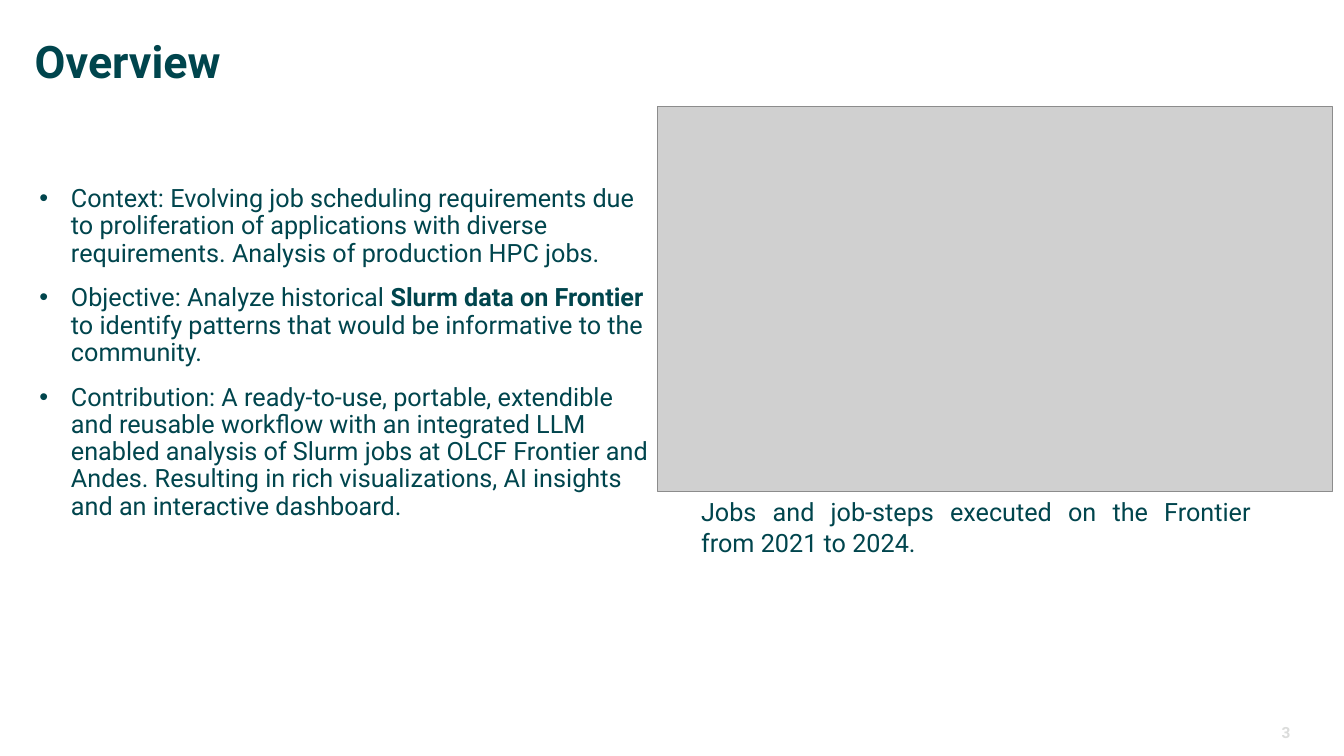
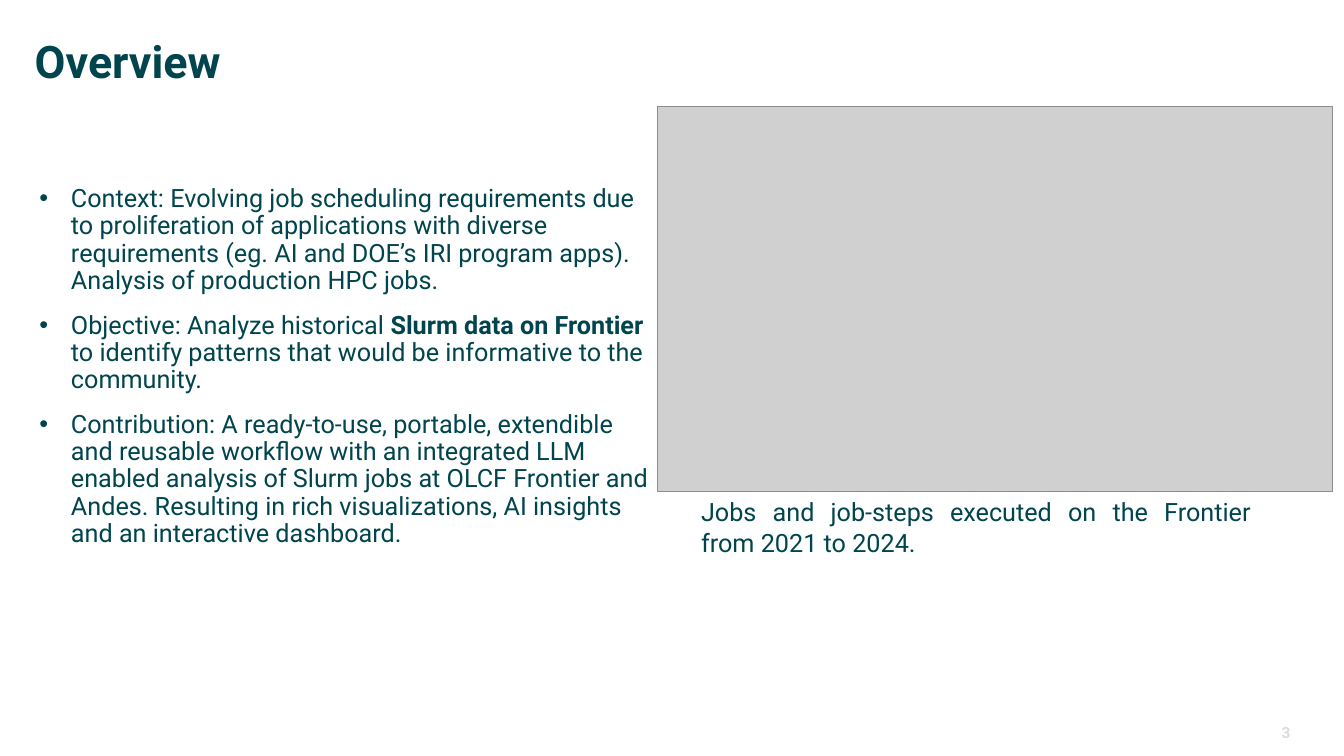
Before and after one commit to ketancmaheshwari/urgent-computing-sched, a slide deck: slide 3 of wisdom-pres.pptx. Drawn at 1344x756 pixels with LibreOffice and Linux fonts; fonts in the diff are those of the drawing; grey boxes stand for pictures; background and template pictures are left out. Boxes give left, top, right and bottom in pixels: in the first picture for what was removed or moved away, otherwise in the second. Text is boxed around its words. In the diff, an @@ line names an element or a change of style, - is before the commit and + after.

Commit message:
updates

```diff
--- a/wisdom-pres.pptx
+++ b/wisdom-pres.pptx
@@ text at box(71, 188, 634, 295): text changed @@
-• Context: Evolving job scheduling requirements due to proliferation of applications with diverse requirements. Analysis of production HPC jobs.
+• Context: Evolving job scheduling requirements due to proliferation of applications with diverse requirements (eg. AI and DOE’s IRI program apps). Analysis of production HPC jobs.
```
Also in this commit, not shown: 1 other slide changed.
